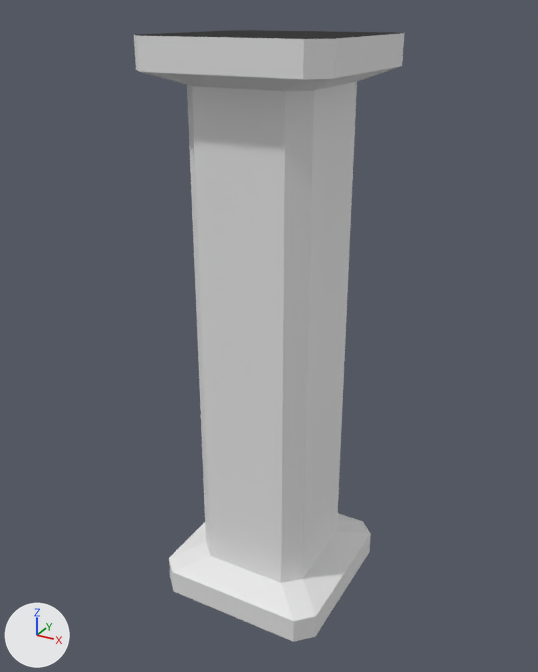
What one commit did to the glTF model meshes/environment/Pillar.glb.
One viewpoint serves both versions: a camera (50 mm lens) standing at (1.05, -4.1, 3.26) and looking at (-0.78, -0.77, 1.59). Arrows for +X, +Y and +Z are at lower left; the lights stay in place.

Names of what the first picture shows: 'Pillar-convcol'.
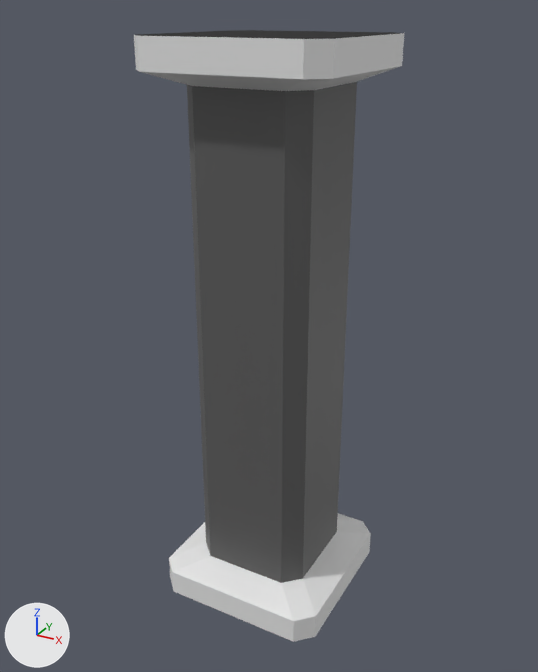
The newer file is also turned or shifted as a whole; pictures and numbers use the older file's frame.

Boxes (x1, y1, x2, y2) around the edits, measured in the pictures (538 x 672 px):
'Pillar-convcol', recoloured: (171, 73, 371, 586) in both

The edits, one by one:
Material 'BrickWall' (mat_brickwall) changes colour from white #e7e7e7 to dark grey #5b5b5b; in linear values from (0.8, 0.8, 0.8) to (0.105, 0.105, 0.105).
